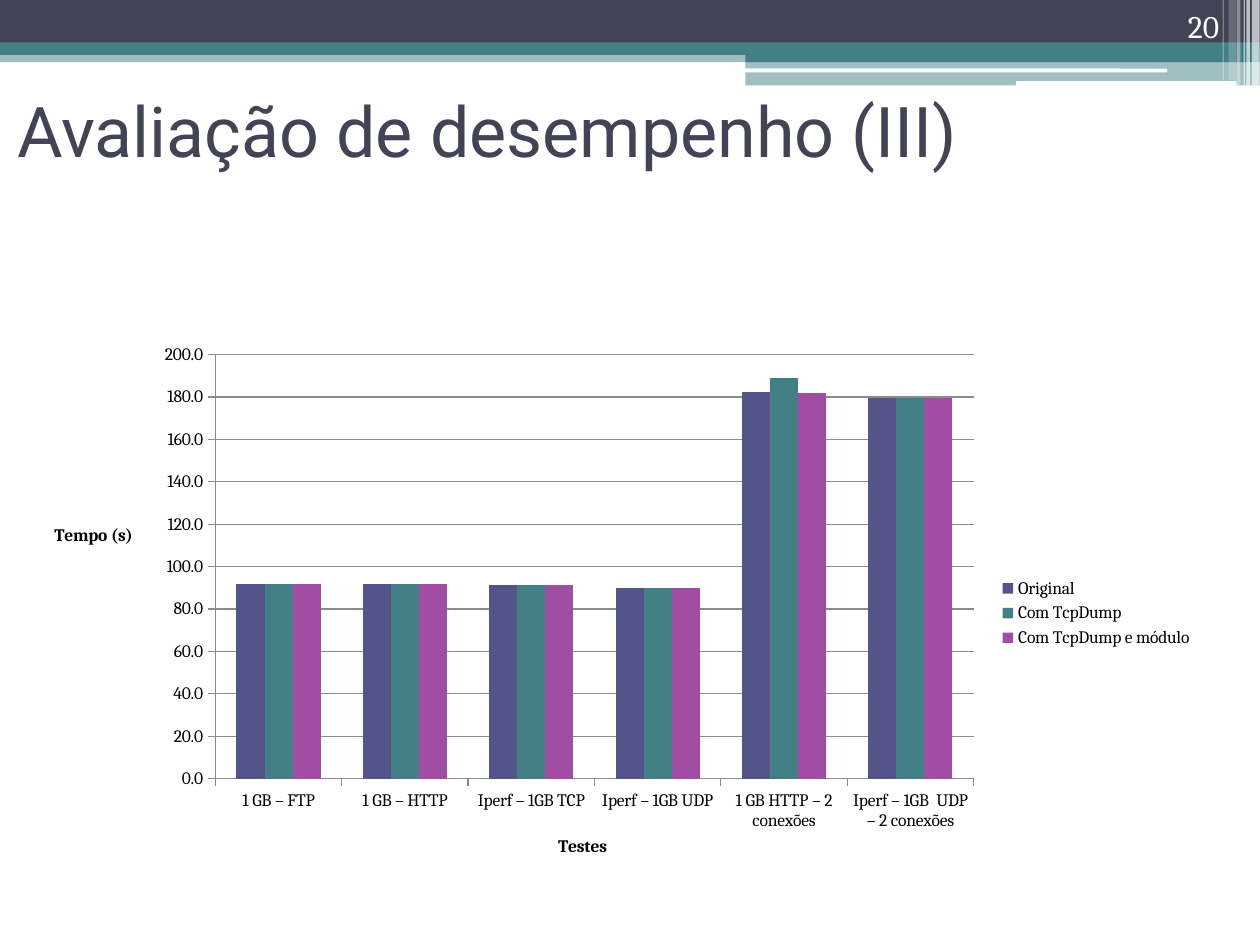
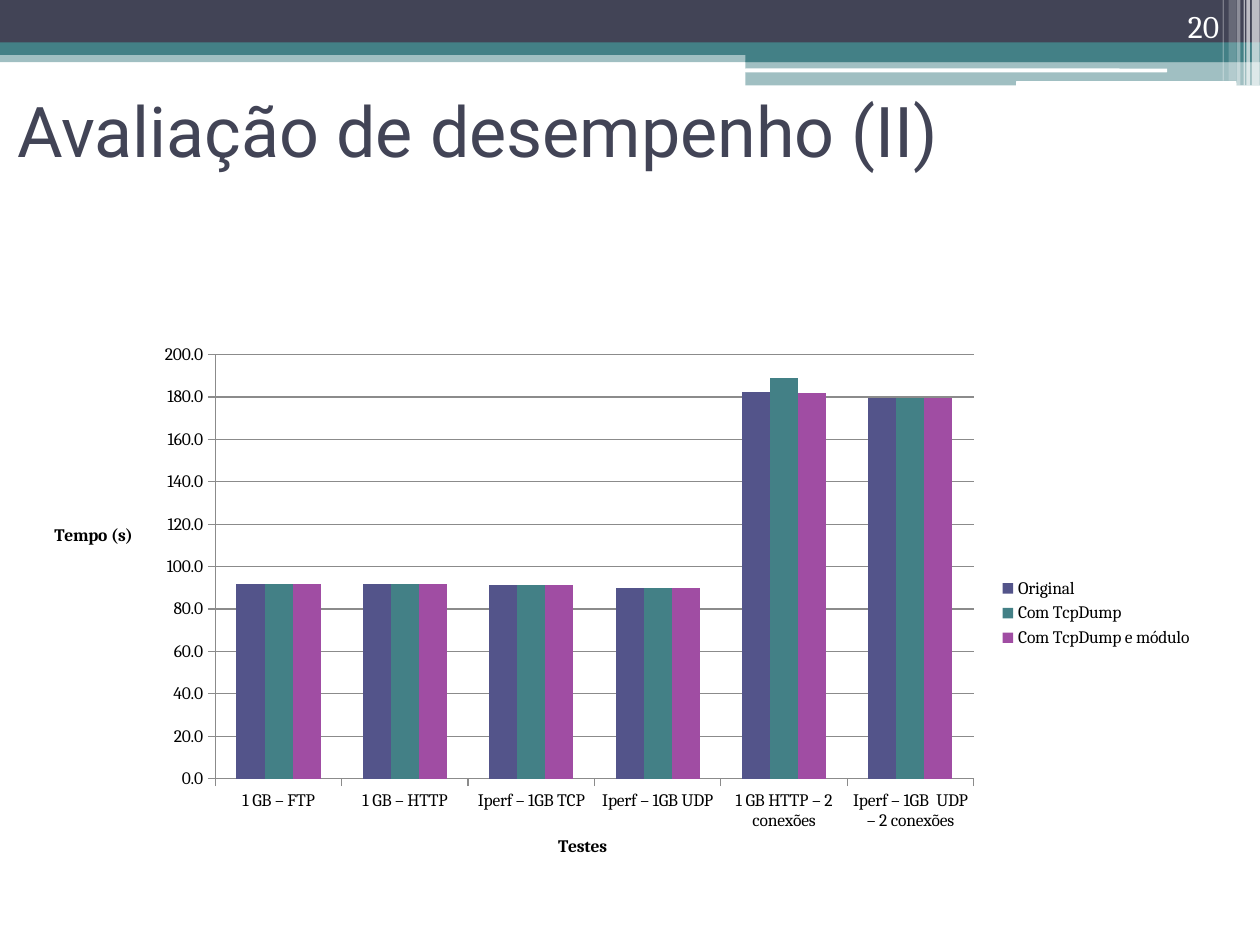
Before and after one commit to nunogmartins/cap_dissertation, a slide deck: slide 20 of doc/apresentacao_dissertacao.pptx. Drawn at 1260x945 pixels with LibreOffice and Linux fonts; fonts in the diff are those of the drawing. Boxes give left, top, right and bottom in pixels: in the first picture for what was removed or moved away, otherwise in the second. Text is boxed around its words. In the diff, an @@ line names an element or a change of style, - is before the commit and + after.

```diff
--- a/doc/apresentacao_dissertacao.pptx
+++ b/doc/apresentacao_dissertacao.pptx
@@ title at (17,101,938,173): text changed @@
-Avaliação de desempenho (III)
+Avaliação de desempenho (II)
```
Also in this commit, not shown: 7 other slides changed, 1 slide added, 1 slide removed.
